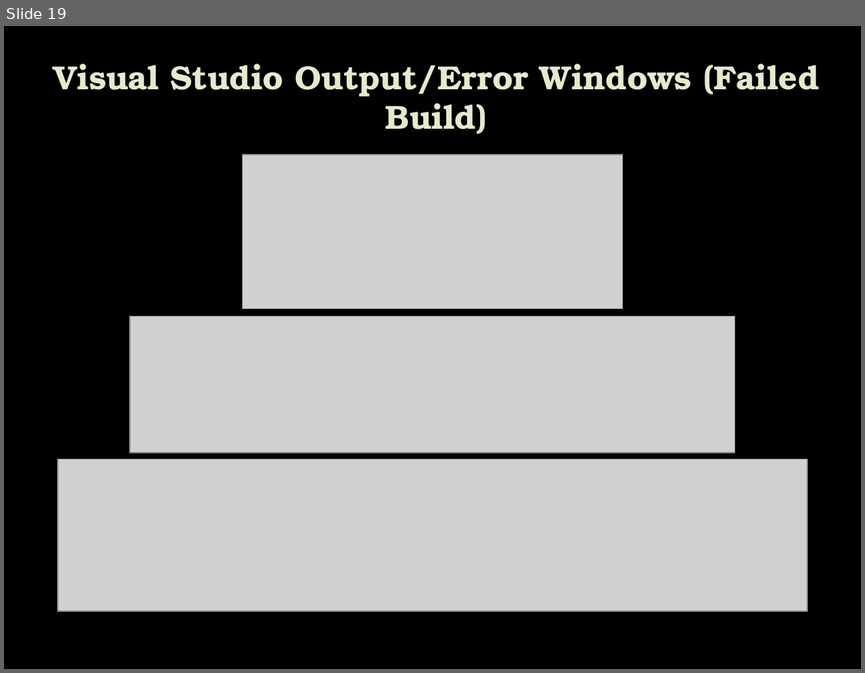
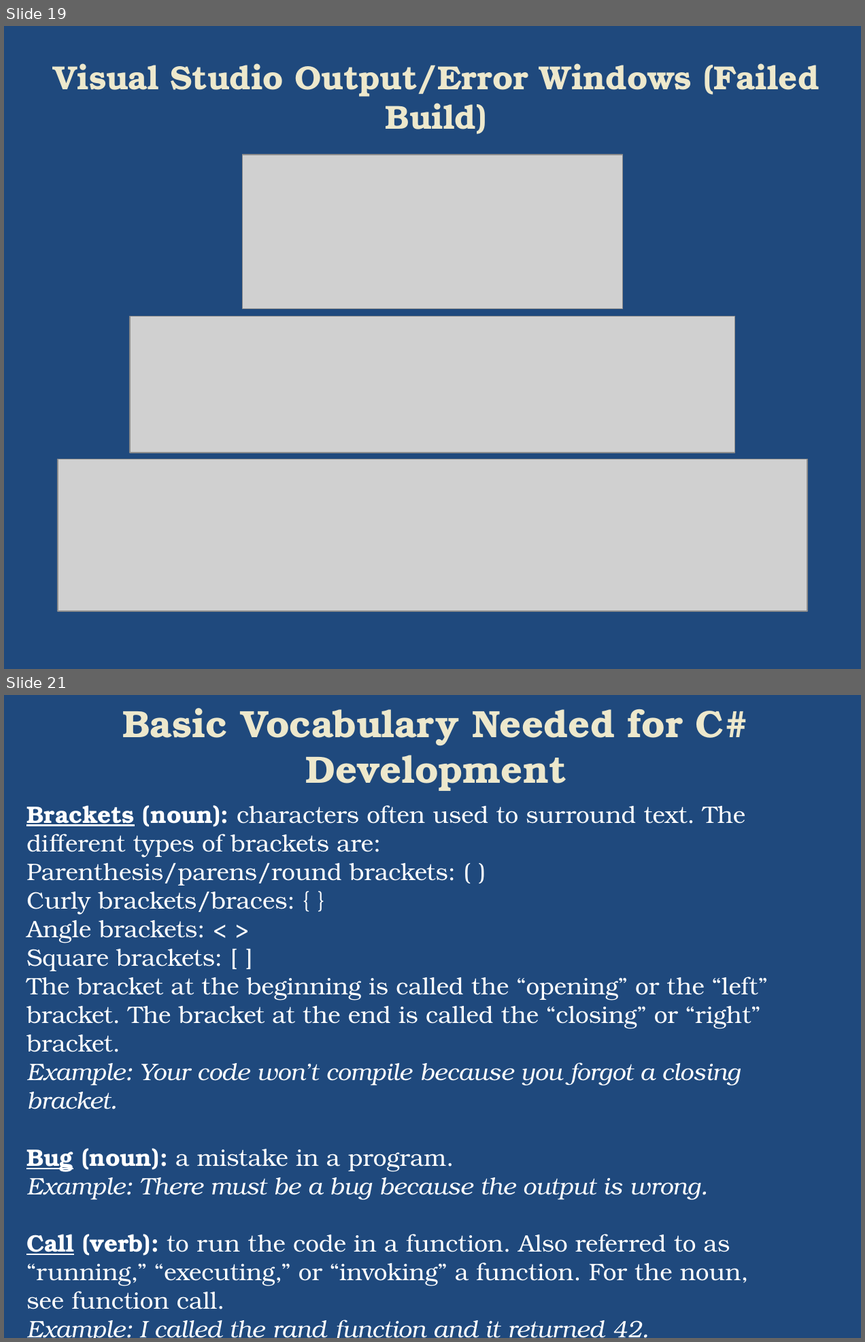
Before and after one commit to plwest-atmark/Aug31, a slide deck: IntroToProgramming/Introduction to C#.pptx. Shown one above the other, each under a label of ours: slide 19 before the commit, slides 19 and 21 after it; the slides between them are not shown. The pictures are 865x673 and 865x1342 pixels, drawn with LibreOffice and Linux fonts; fonts in the diff are those of the drawing; grey boxes stand for pictures; background and template pictures are left out. Boxes give left, top, right and bottom in pixels: in the first picture for what was removed or moved away, otherwise in the second. Text is boxed around its words. In the diff, an @@ line names an element or a change of style, - is before the commit and + after.

Commit message:
Updated PowerPoint with Programming Terminology

```diff
--- a/IntroToProgramming/Introduction to C#.pptx
+++ b/IntroToProgramming/Introduction to C#.pptx
@@ slide 21 added at (4, 695, 861, 1338), background #1F497D @@
@@ title added at (122, 708, 749, 791), 32 pt, text #EDE8CE, bold @@
+Basic Vocabulary Needed for C# Development
@@ text added at (26, 805, 768, 1338), 20 pt, text #FFFFFF @@
+Brackets (noun): characters often used to surround text. The different types of brackets are:
+Parenthesis/parens/round brackets: ( )
+Curly brackets/braces: { }
+Angle brackets: < >
+Square brackets: [ ]
+The bracket at the beginning is called the “opening” or the “left” bracket. The bracket at the end is called the “closing” or “right” bracket.
+Example: Your code won’t compile because you forgot a closing bracket.
+Bug (noun): a mistake in a program.
+Example: There must be a bug because the output is wrong.
+Call (verb): to run the code in a function. Also referred to as “running,” “executing,” or “invoking” a function. For the noun, see function call.
+Example: I called the rand function and it returned 42.
@@ slide 19 changed as well @@
@@ background picture (left out) to #1F497D @@
@@ title "Visual Studio Output/Error Windows (Failed ..." at (53, 63, 819, 134): text colour #E7EACB to #EDE8CE @@
```
Also in this commit, not shown: 78 other slides changed, 14 other slides added.
